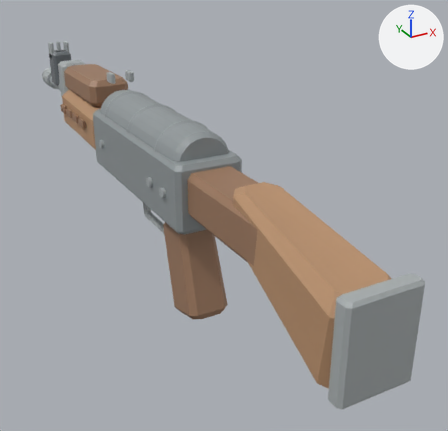
Before and after pictures for a commit that changed the glTF model assets/models/rifle_body.glb.
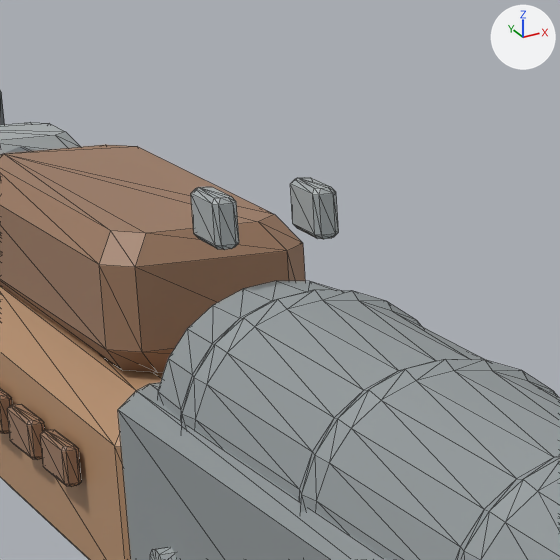
There are two pictures of each version: one whole from a camera (50 mm lens) standing at (-0.536, -1.303, 0.475) and looking at (0.155, -0.047, -0.153), one close up on the part from 16% to 39% of the width and 9% to 33% of the height. Every picture has the same lights, and +X, +Y and +Z are marked at upper right. The last two pictures show the newer version. The close-ups show mesh edges as thin lines. Where no turn or scale is listed for an object, it has been applied to the vertices. Vertices at exactly the same position are counted once.

Objects in the first close-up: 'geometry_0'.
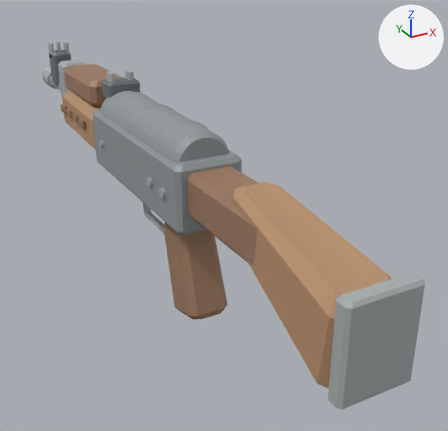
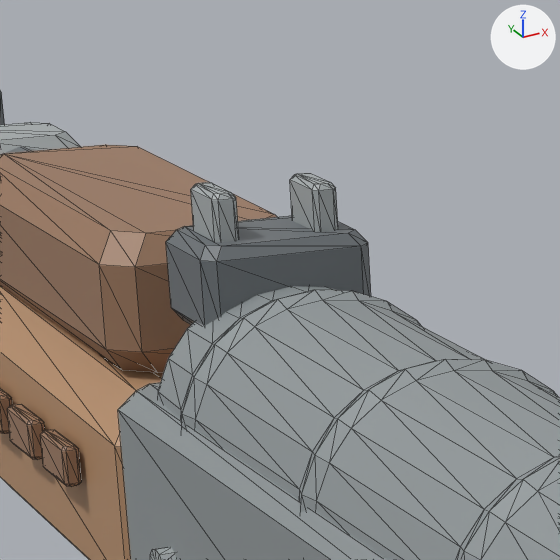
Edits to the scene script, one JSON object a line:
```json
{"block": "me_geometry_0", "where": "# used by ob_geometry_0; location = (0.0, 0.0, 0.0)"}
{"op": "remove", "block": "me_geometry_0", "code": "me_geometry_0.from_pydata(...)  # 1329 vertices, 2514 faces; spans x -0.08..0.09, y -0.78..0.95, z -0.3..0.18"}
{"op": "add", "block": "me_geometry_0", "code": "me_geometry_0.from_pydata(...)  # 1361 vertices, 2574 faces; spans x -0.08..0.09, y -0.78..0.95, z -0.3..0.18"}
{"block": "me_geometry_0", "change": "me_geometry_0 part 1: the loose piece of 32 vertices spanning x -0.05..0.05, y 0.3..0.57, z 0.07..0.14 is copied, and the copy is scaled about its middle by (0.861, 0.209, 0.653), then moved by (0.0, -0.22, 0.03); it spans x -0.04..0.04, y 0.19..0.25, z 0.11..0.16"}
{"block": "me_geometry_0", "change": "other edits to the shape of me_geometry_0 do not show in these pictures"}
```

Where the change shows, as pixel boxes (x1, y1, x2, y2) in the close-ups (560 x 560 px):
```json
{"part": 1, "of": "me_geometry_0", "change": "added", "after": [166, 216, 371, 325]}
```
